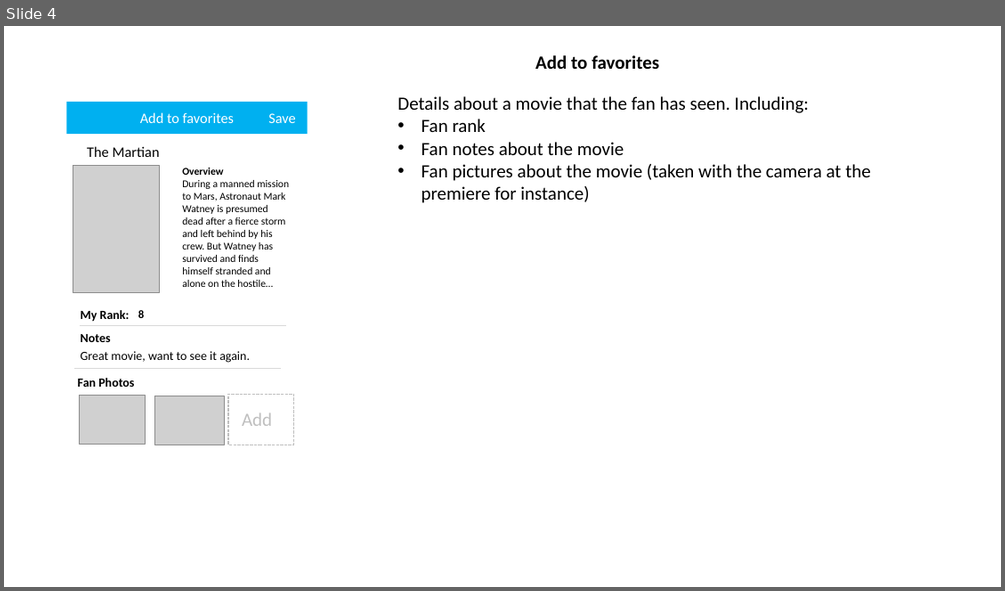
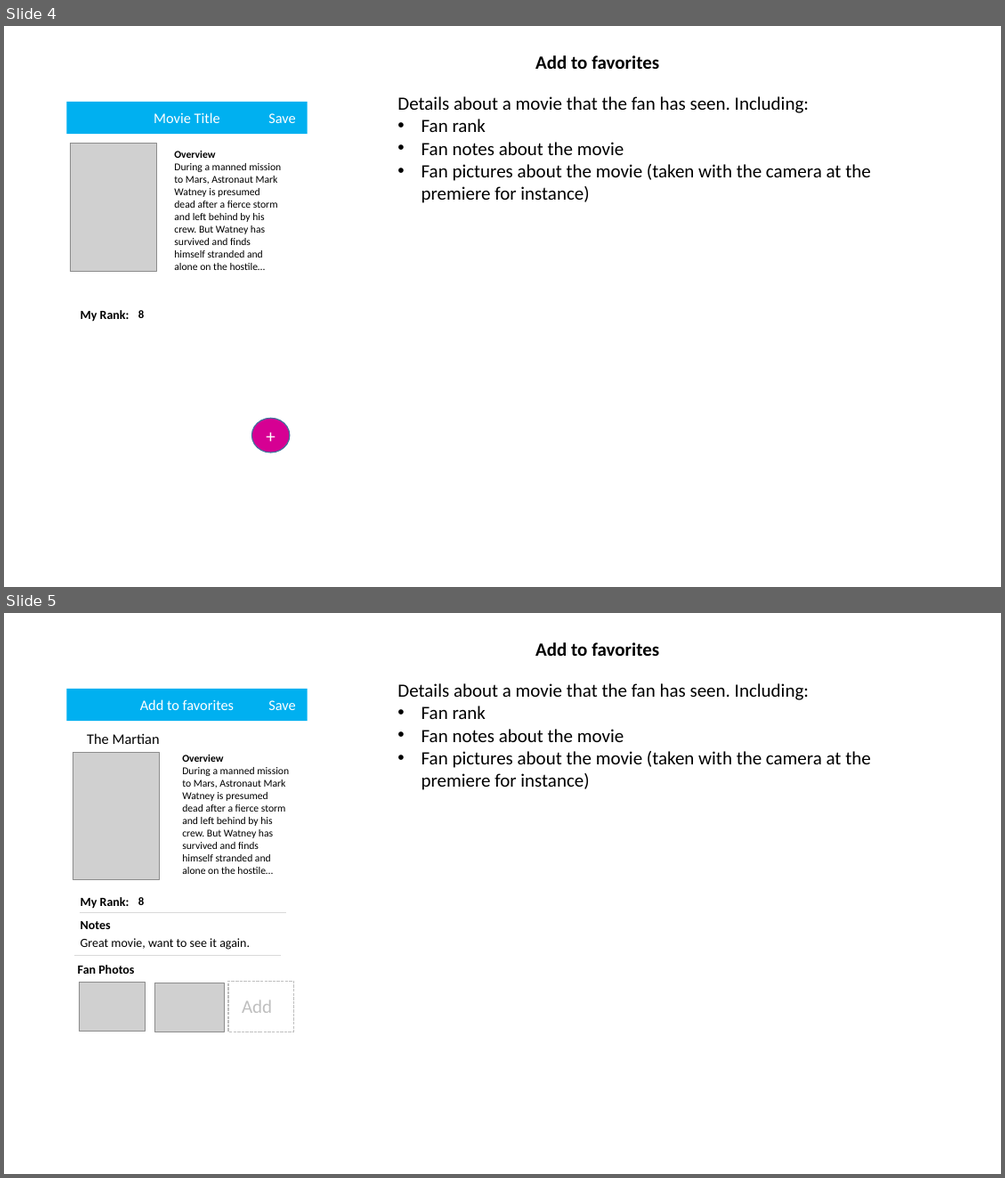
Before and after one commit to matioa/TheMovieFanAndroidApp, a slide deck: Working files/Pages.pptx. Shown one above the other, each under a label of ours: slide 4 before the commit, slides 4 and 5 after it. The pictures are 1005x591 and 1005x1178 pixels, drawn with LibreOffice and Linux fonts; fonts in the diff are those of the drawing; grey boxes stand for pictures; background and template pictures are left out. Boxes give left, top, right and bottom in pixels: in the first picture for what was removed or moved away, otherwise in the second. Text is boxed around its words. In the diff, an @@ line names an element or a change of style, - is before the commit and + after.

```diff
--- a/Working files/Pages.pptx
+++ b/Working files/Pages.pptx
@@ slide 4 added at <box>4,26,1001,587</box>, background #FFFFFF @@
@@ text added at <box>535,55,659,69</box>, 18 pt, text #000000, bold @@
+Add to favorites
@@ rectangle added at <box>67,102,307,134</box>, fill #00B0F0, 14 pt, text #FFFFFF @@
+Movie Title
@@ text added at <box>397,96,870,203</box>, 18 pt, text #000000 @@
+Details about a movie that the fan has seen. Including:
+• Fan rank
+• Fan notes about the movie
+• Fan pictures about the movie (taken with the camera at the premiere for instance)
@@ text added at <box>268,113,295,123</box>, 14 pt, text #FFFFFF @@
+Save
@@ picture added at <box>71,143,156,271</box> @@
@@ text added at <box>174,151,281,270</box>, 10 pt, text #000000 @@
+Overview
+During a manned mission to Mars, Astronaut Mark Watney is presumed dead after a fierce storm and left behind by his crew. But Watney has survived and finds himself stranded and alone on the hostile…
@@ text added at <box>81,310,129,321</box>, 12 pt, text #000000, bold @@
+My Rank:
@@ text added at <box>138,310,144,318</box>, 11 pt, text #000000, bold @@
+8
@@ ellipse added at <box>251,418,290,452</box>, fill #D60093, outline #43739E 1 pt, 18 pt, text #FFFFFF @@
++
@@ what was slide 4 is now slide 5 @@
```
Also in this commit, not shown: 2 slides changed, 45 other files.
